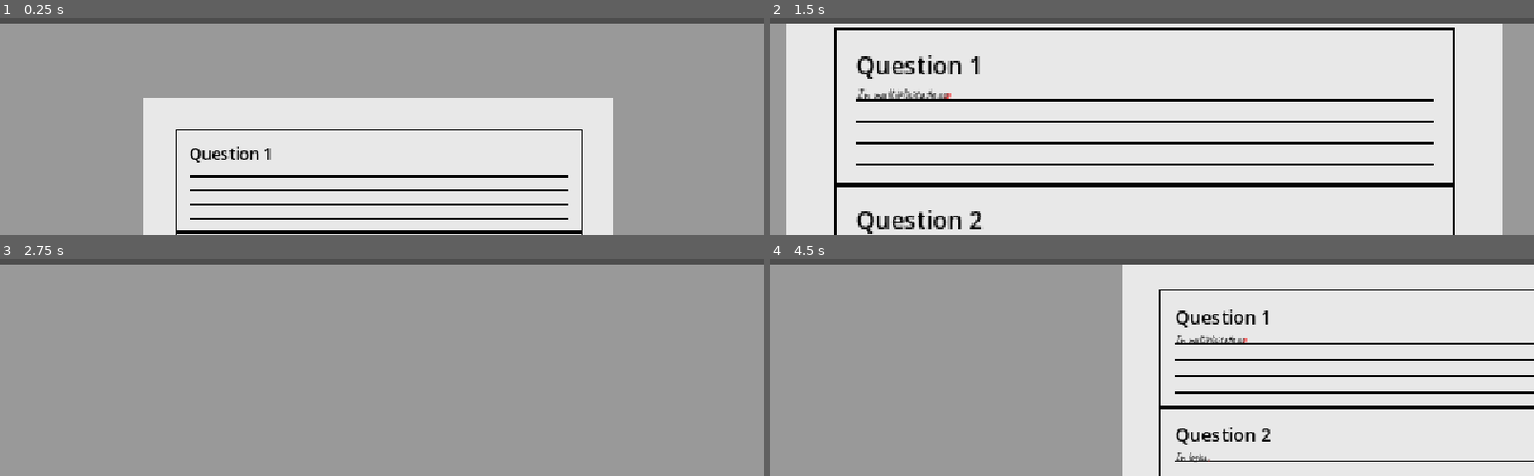
Above: before the commit, frames 1-4 (two rows, left to right).
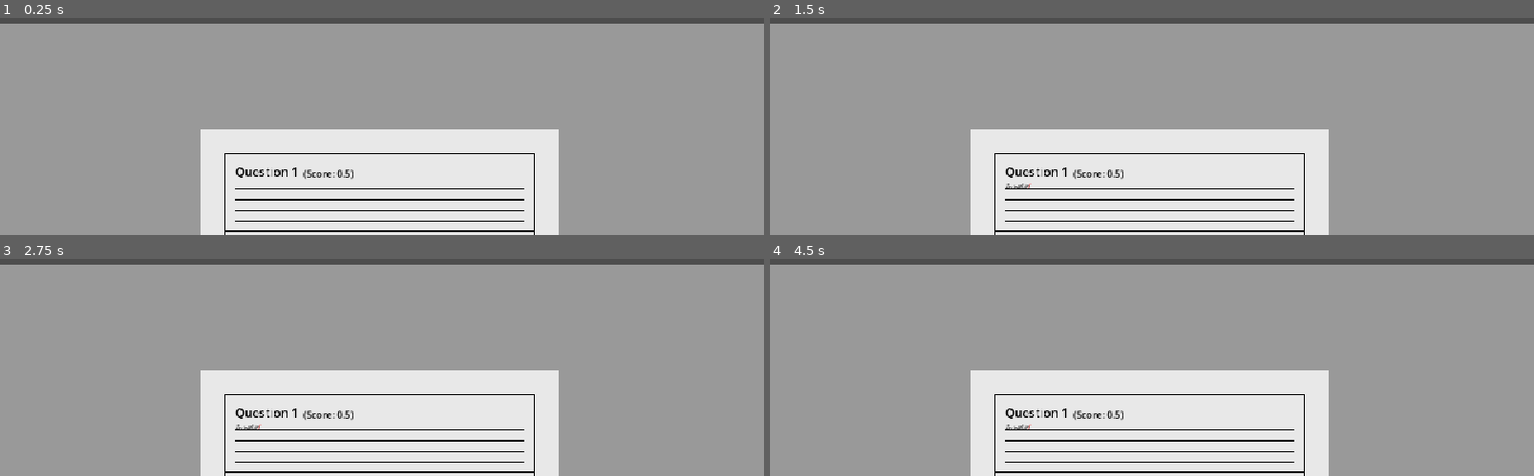
Above: after the commit, the same moments.

Repository: Dev-Hauffman/Magnum_Factum
Game: Godot game, scene res://scenes/test_scene/test_scene.tscn
Same seed, same stepped clock (60 frames per second), same inputs: the game is played once before the commit and once after it. This scene is started directly instead of the project's main scene.
Inputs (mouse positions are in pixels of both pictures, inside the frame that each line leads up to):
- Up to frame 1 (0.25 s): no input
- Up to frame 2 (1.5 s): drag from (1144, 154) to (outside the picture) at 0.52 s; drag from (999, 41) to (1113, 106) at 1.27 s
- Up to frame 3 (2.75 s): move the mouse to (outside the picture) at 2.02 s; hold Right (ui_right) from 2.03 s (still down); tap Mouse wheel down (zoom_out) at 2.1 s; click (outside the picture) at 2.17 s
- Up to frame 4 (4.5 s): release Right (ui_right) at 2.75 s; tap Enter at 2.75 s; drag from (1113, 347) to (outside the picture) at 2.77 s; tap Space at 3.5 s; move the mouse to (1381, 326) at 3.52 s; hold Left (ui_left) 3.53-4.25 s; tap Mouse wheel up (zoom_in) at 3.6 s; click (1381, 326) at 3.67 s; drag from (1373, 460) to (outside the picture) at 4.27 s

The runs differ from the first frame. In frame 1, 20% of the frame differs, in the area x 18-81%, y 36-100%; in frame 2, 72%, in the area x 2-96%, y 2-100%; in frame 3, 23%; in frame 4, 51%.

Commit message:
added question intro

Diff:
--- a/scenes/test_scene/scripts/camera_controller.gd
+++ b/scenes/test_scene/scripts/camera_controller.gd
@@ -1,5 +1,9 @@
 extends Node2D
 class_name CameraController
+
+
+signal moved_and_zoomed
+signal finished_moving
 
 
 @export var movement_speed: int = 20
@@ -30,6 +34,9 @@
 var target = Vector2.ZERO
 var camera: Camera2D
 
+var can_move:bool = false
+var can_zoom:bool = false
+
 
 func initialize(target_camera:Camera2D):
 	camera = target_camera
@@ -49,15 +56,25 @@
 	camera.limit_bottom = bottom_limit
 
 
-func set_camera_position(position:Vector2):
-	camera.position = position
+func set_camera_position(target_position:Vector2):
+	camera.global_position = target_position
 
 
-func move_camera_to(position):
+func move_and_zoom(target_position:Vector2, zoom:Vector2):
 	var tween = create_tween()
-	tween.parallel().tween_property(camera, "zoom", Vector2(2, 2) ,0.8).set_ease(Tween.EASE_OUT_IN)
-	tween.parallel().tween_property(camera, "position", position,0.8).set_ease(Tween.EASE_OUT_IN)
+	tween.parallel().tween_property(camera, "zoom", zoom ,0.8).set_ease(Tween.EASE_OUT_IN)
+	tween.parallel().tween_property(camera, "position", target_position,0.8).set_ease(Tween.EASE_OUT_IN)
 	tween.play()
+	await tween.finished
+	emit_signal("moved_and_zoomed")
+
+
+func move_to(target_position:Vector2, speed:int):
+	var tween = create_tween()
+	tween.tween_property(camera, "position", target_position, speed).set_ease(Tween.EASE_OUT_IN)
+	tween.play()
+	await tween.finished
+	emit_signal("finished_moving")
 
 
 func _input(event):
@@ -84,8 +101,10 @@
 
 
 func _process(delta):
-	handle_movement(delta)
-	handle_zoom(delta)
+	if can_move:
+		handle_movement(delta)
+	if can_zoom:
+		handle_zoom(delta)
 	if not zooming:
 		zoomFactor = 1.0
 	if should_shake:
--- a/scenes/test_scene/test_screen/question.gd
+++ b/scenes/test_scene/test_screen/question.gd
@@ -1,6 +1,7 @@
 extends PanelContainer
 
 signal clicked
+signal populated
 
 
 var maximum_score:float = 0
@@ -30,7 +31,8 @@
 var initial_letter:int = 0
 
 
-@onready var question_number = $QuestionMarginContainer/ContentContainer/NumberLabel
+@onready var question_number = $QuestionMarginContainer/ContentContainer/HBoxContainer/NumberLabel
+@onready var score_label = $QuestionMarginContainer/ContentContainer/HBoxContainer/ScoreLabel
 @onready var content_container = $QuestionMarginContainer/ContentContainer
 
 
@@ -41,6 +43,7 @@
 func initialize(content:QuestionInfo):
 	maximum_score = content.score
 	question_number.text = "Question " + str(content.number)
+	score_label.text = "(" + "Score: " + str(content.score) + ")"
 
 	var margin:MarginContainer = MarginContainer.new()
 	add_child(margin)
@@ -73,6 +76,7 @@
 		number_of_lines += question_text.get_line_count()
 		question_text.visible_characters = 0 # cannot be before "get_line_count()"
 		paragraphs.append(question_text)
+	emit_signal("populated")
 	#TO-DO: make its own method for this and called it next frame to eliminate timer
 	for line in number_of_lines:
 		var filler_label:Label = Label.new()
@@ -181,7 +185,7 @@
 	else:
 		character_current_position = character_next_position
 		character_size = current_paragraph.get_theme_font("normal_font").get_string_size(current_paragraph.text.substr(initial_letter, current_letter_index + 1),1,-1,6)
-		print_debug(current_paragraph.text.substr(initial_letter, current_letter_index + 1))
+		#print_debug(current_paragraph.text.substr(initial_letter, current_letter_index + 1))
 		character_next_position.x = character_initial_position.x + character_size.x
 		character_next_position.y = current_paragraph.global_position.y + current_height
 		current_letter_index += 1
--- a/scenes/test_scene/test_screen/question.tscn
+++ b/scenes/test_scene/test_screen/question.tscn
@@ -27,9 +27,15 @@
 
 [node name="ContentContainer" type="VBoxContainer" parent="QuestionMarginContainer"]
 layout_mode = 2
+size_flags_vertical = 0
 theme_override_constants/separation = 0
 
-[node name="NumberLabel" type="RichTextLabel" parent="QuestionMarginContainer/ContentContainer"]
+[node name="HBoxContainer" type="HBoxContainer" parent="QuestionMarginContainer/ContentContainer"]
+layout_mode = 2
+size_flags_vertical = 0
+size_flags_stretch_ratio = 0.0
+
+[node name="NumberLabel" type="RichTextLabel" parent="QuestionMarginContainer/ContentContainer/HBoxContainer"]
 texture_filter = 1
 layout_mode = 2
 theme_override_colors/default_color = Color(0, 0, 0, 1)
@@ -37,6 +43,16 @@
 text = "Question 1
 "
 fit_content = true
+autowrap_mode = 0
+
+[node name="ScoreLabel" type="RichTextLabel" parent="QuestionMarginContainer/ContentContainer/HBoxContainer"]
+layout_mode = 2
+size_flags_horizontal = 0
+size_flags_vertical = 8
+theme_override_colors/default_color = Color(0, 0, 0, 1)
+theme_override_font_sizes/normal_font_size = 8
+fit_content = true
+autowrap_mode = 0
 
 [node name="QuestionLabel" type="Label" parent="QuestionMarginContainer/ContentContainer"]
 visible = false
--- a/scenes/test_scene/test_screen/test_screen.gd
+++ b/scenes/test_scene/test_screen/test_screen.gd
@@ -1,9 +1,13 @@
 extends Node2D
+
+
+signal initialized
 
 
 var questions_info:Array[QuestionInfo] = []
 var final_score:float = 0
 var middle
+var questions = []
 
 
 @onready var camera_controller:CameraController = $CameraController
@@ -19,9 +23,13 @@
 	#new_label.global_position = test_label.global_position
 	#new_label.add_theme_color_override("font_color", Color.BLACK)
 	#new_label.text = test_label.text
-
+	await initialized
+	await get_tree().process_frame
+	await get_tree().create_timer(18.0).timeout
+	await show_questions()
+	camera_controller.can_move = true
+	camera_controller.can_zoom = true
 	#await get_tree().create_timer(0.01).timeout
-	pass
 
 
 func initialize(camera:Camera2D):
@@ -34,8 +42,8 @@
 	var left_limit = limits.global_position.x
 	camera_controller.set_camera_limits(top_limit, right_limit, bottom_limit, left_limit)
 	generate_questions()
-	add_questions()
-	move_camera()
+	await add_questions()
+	emit_signal("initialized")
 
 
 func generate_questions():
@@ -49,12 +57,26 @@
 		questions_container.add_child(question)
 		question.initialize(entry)
 		question.connect("clicked", Callable(self, "treat_question_click"))
+		questions.append(question)
+		await question.populated
 
 
-func move_camera():
-	var first_question = questions_container.get_child(0)
-	var height_middle = first_question.position.x + first_question.size.x/2
-	camera_controller.move_camera_to(Vector2(middle,height_middle))
+func show_questions():
+	var question = questions[0]
+	var height_middle = question.global_position.y + get_viewport_rect().size.y/4
+	camera_controller.move_and_zoom(Vector2(middle,height_middle), Vector2(2, 2))
+	await camera_controller.moved_and_zoomed
+	await get_tree().create_timer(1).timeout
+	for i in range(1, questions.size()):
+		question = questions[i]
+		height_middle = question.global_position.y + get_viewport_rect().size.y/4 # why 4? Because the screen is divide in 2 viewports, but you have to divide it by 2 to get their half (it doesn't matter if they're side by side or on top of each other)
+		camera_controller.move_to(Vector2(middle, height_middle), 1.0)
+		await camera_controller.finished_moving
+		await get_tree().create_timer(1).timeout
+	question = questions[0]
+	height_middle = question.global_position.y + get_viewport_rect().size.y/4
+	camera_controller.move_and_zoom(Vector2(middle,height_middle), Vector2(1, 1))
+
 
 
 func treat_question_click():
--- a/scenes/test_scene/test_screen/test_screen.tscn
+++ b/scenes/test_scene/test_screen/test_screen.tscn
@@ -24,7 +24,7 @@
 script = ExtResource("2_arboi")
 
 [node name="LimitsContainer" type="PanelContainer" parent="."]
-custom_minimum_size = Vector2(1280, 1280)
+custom_minimum_size = Vector2(1280, 1920)
 offset_left = -488.0
 offset_top = -98.0
 offset_right = 792.0
Not shown, added: scenes/test_scene/tes8343.tmp
